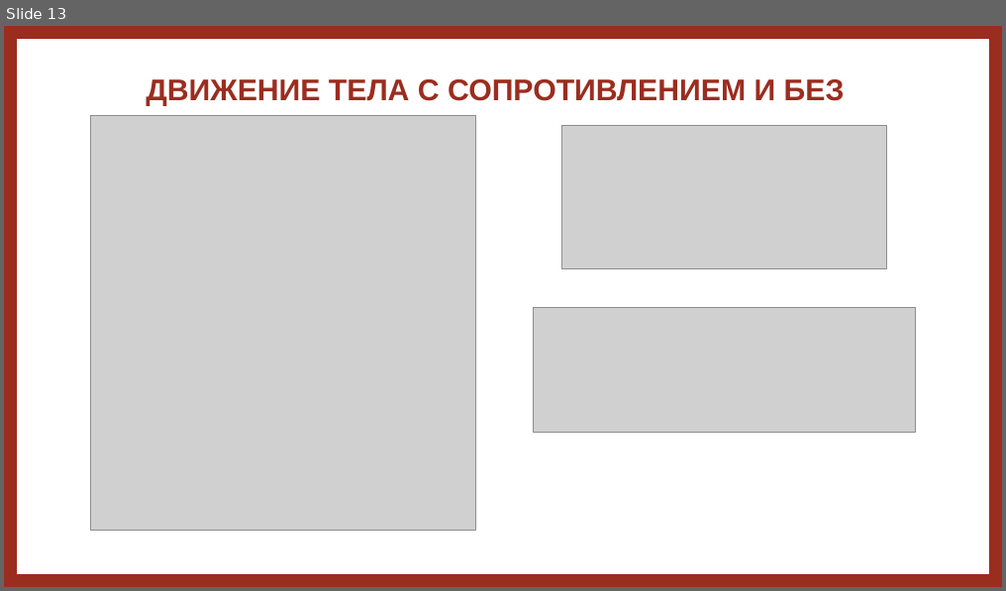
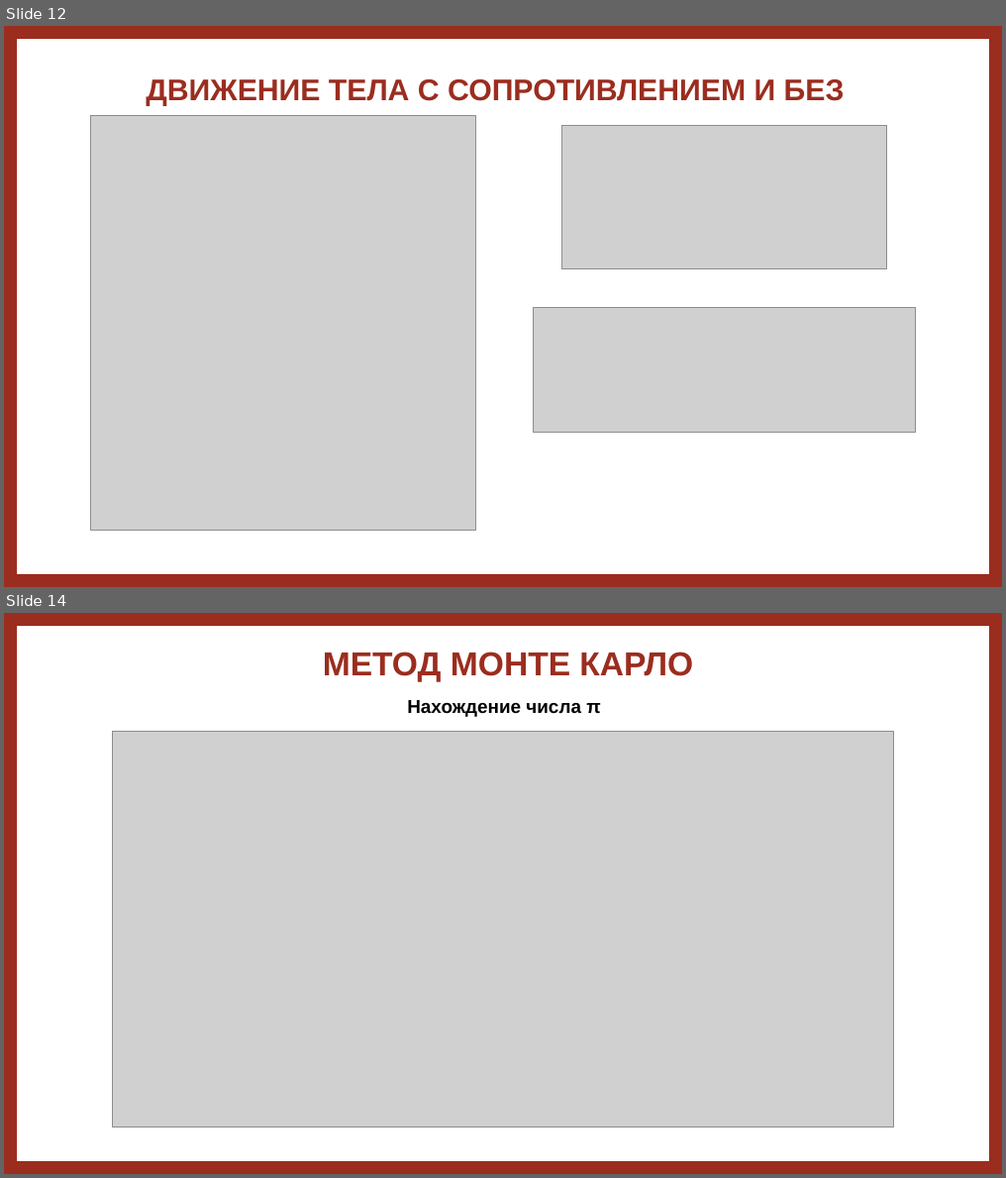
Before and after one commit to dex1fy/RecipeWebsite.EducationalPractice, a slide deck: документы/ЗащитаУП.pptx. Shown one above the other, each under a label of ours: slide 13 before the commit, slides 12 and 14 after it; the slides between them are not shown. The pictures are 1006x591 and 1006x1178 pixels, drawn with LibreOffice and Linux fonts; fonts in the diff are those of the drawing; grey boxes stand for pictures. Boxes give left, top, right and bottom in pixels: in the first picture for what was removed or moved away, otherwise in the second. Text is boxed around its words. In the diff, an @@ line names an element or a change of style, - is before the commit and + after.

```diff
--- a/документы/ЗащитаУП.pptx
+++ b/документы/ЗащитаУП.pptx
@@ slide 14 added at bbox=[4, 613, 1002, 1174], background #FFFFFF @@
@@ frame added at bbox=[4, 613, 1002, 1174], fill #9B2D1F, outline #9B2D1F 1 pt @@
@@ title added at bbox=[323, 652, 693, 682], 32 pt, text #9B2D1F, bold @@
+МЕТОД МОНТЕ КАРЛО
@@ text added at bbox=[407, 700, 600, 717], 18 pt, text #000000, bold @@
+Нахождение числа π
@@ picture added at bbox=[113, 731, 894, 1128] @@
@@ what was slide 13 is now slide 12 @@
```
Also in this commit, not shown: 2 other slides added, 1 slide removed, 7 other files.
